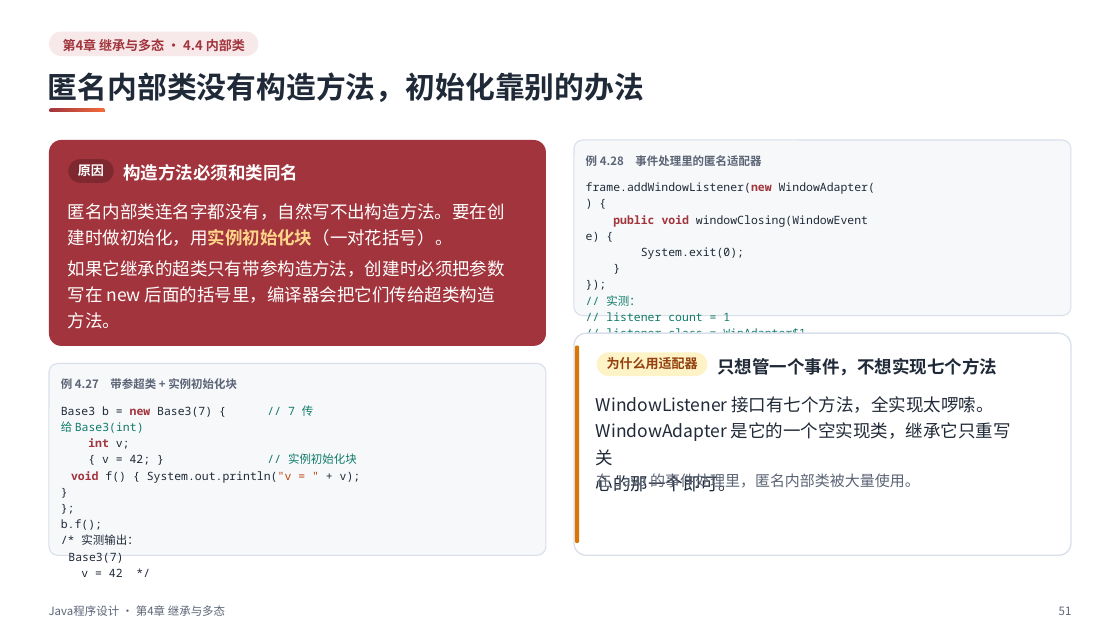
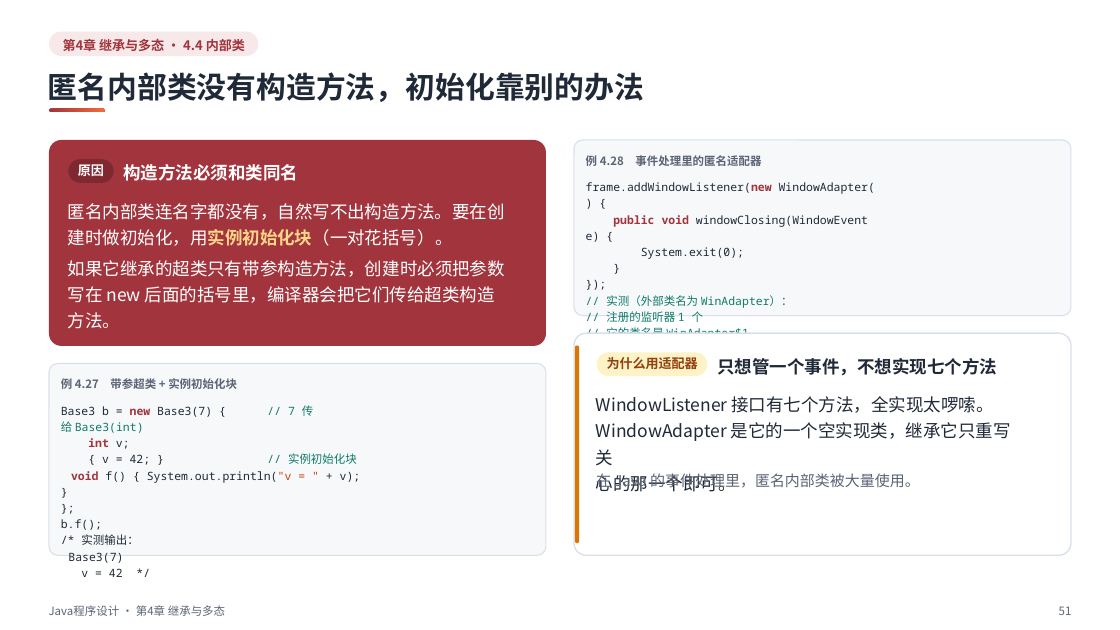
Before and after one commit to sweetcornna/JLU-remake, a slide deck: slide 51 of 大二下/Java程序设计/重制版PPT/第4章 继承与多态（重制版）.pptx. Drawn at 1120x630 pixels with LibreOffice and Linux fonts; fonts in the diff are those of the drawing. Boxes give left, top, right and bottom in pixels: in the first picture for what was removed or moved away, otherwise in the second. Text is boxed around its words. In the diff, an @@ line names an element or a change of style, - is before the commit and + after.

Commit message:
Java程序设计第4章 继承与多态逐页复核
57 页逐页看过，讲义里的代码在 JDK 21 和 25 上编译运行过。按实测改了五处写错的输出和类名，补回原课件漏收的例 4.29（匿名内部类做工厂），更正了不重写 toString 时输出内存地址的说法：@ 后面是 hashCode 的十六进制。第 4、6、41 页补了空白。

```diff
--- a/大二下/Java程序设计/重制版PPT/第4章 继承与多态（重制版）.pptx
+++ b/大二下/Java程序设计/重制版PPT/第4章 继承与多态（重制版）.pptx
@@ text at (x1=586, y1=182, x2=875, y2=333): text changed @@
-frame.addWindowListener(new WindowAdapter() {
-public void windowClosing(WindowEvent e) {
-System.exit(0);
-}
-});
-// 实测：
-// listener count = 1
-// listener class = WinAdapter$1
+frame.addWindowListener(new WindowAdapter() {
+public void windowClosing(WindowEvent e) {
+System.exit(0);
+}
+});
+// 实测（外部类名为 WinAdapter）：
+// 注册的监听器 1 个
+// 它的类名是 WinAdapter$1
```
Also in this commit, not shown: 21 other slides changed, 1 slide added.
